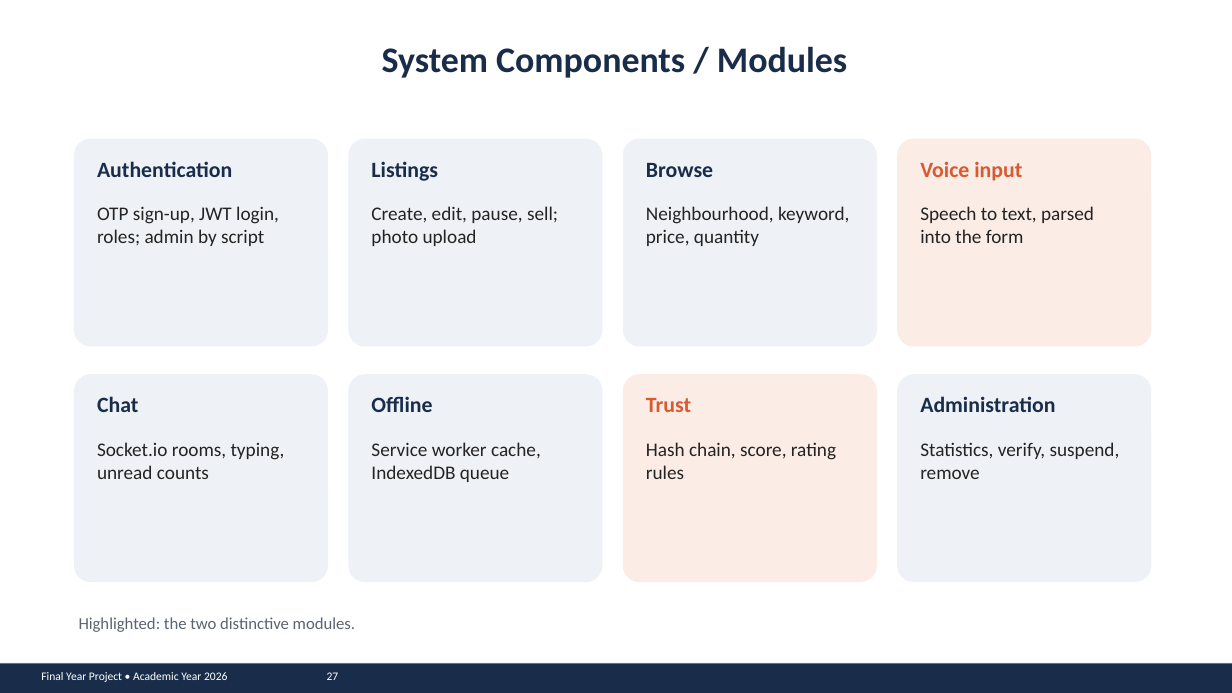
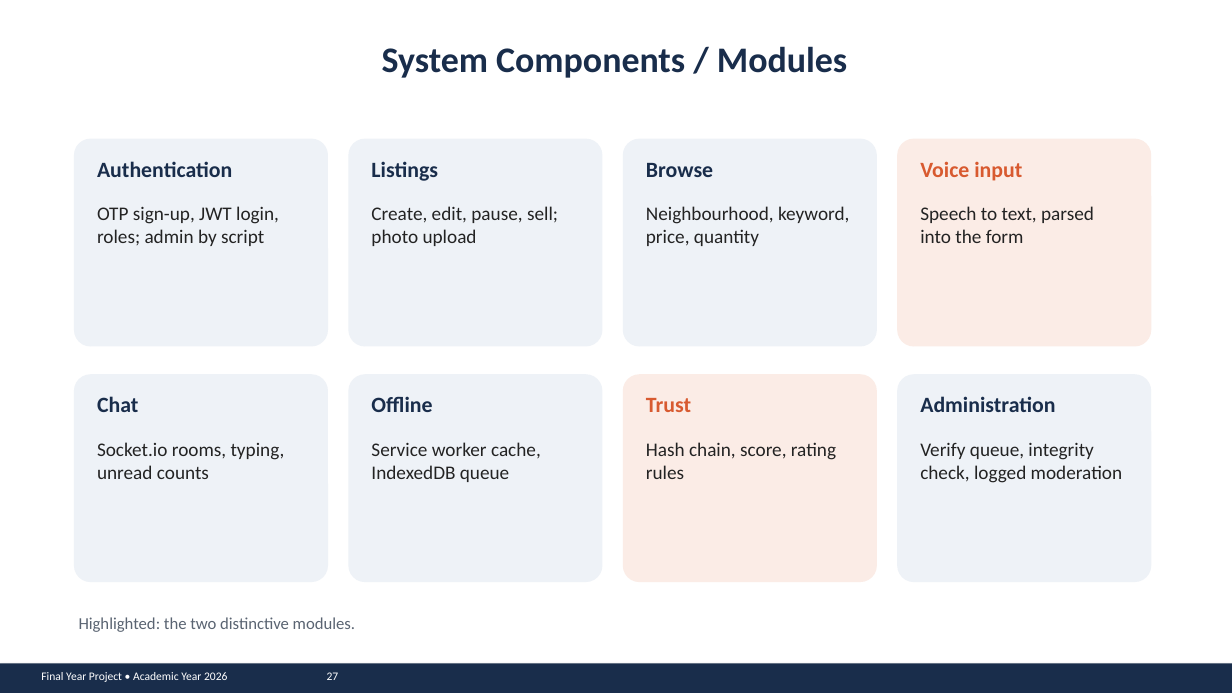
Before and after one commit to john-chola/ZamMarket, a slide deck: slide 27 of docs/presentation/ZamMarket_Presentation.pptx. Drawn at 1232x693 pixels with LibreOffice and Linux fonts; fonts in the diff are those of the drawing. Boxes give left, top, right and bottom in pixels: in the first picture for what was removed or moved away, otherwise in the second. Text is boxed around its words. In the diff, an @@ line names an element or a change of style, - is before the commit and + after.

```diff
--- a/docs/presentation/ZamMarket_Presentation.pptx
+++ b/docs/presentation/ZamMarket_Presentation.pptx
@@ text at (920, 443, 1122, 483): text changed @@
-Statistics, verify, suspend, remove
+Verify queue, integrity check, logged moderation
```
Also in this commit, not shown: 12 other slides changed, 1 other file.
